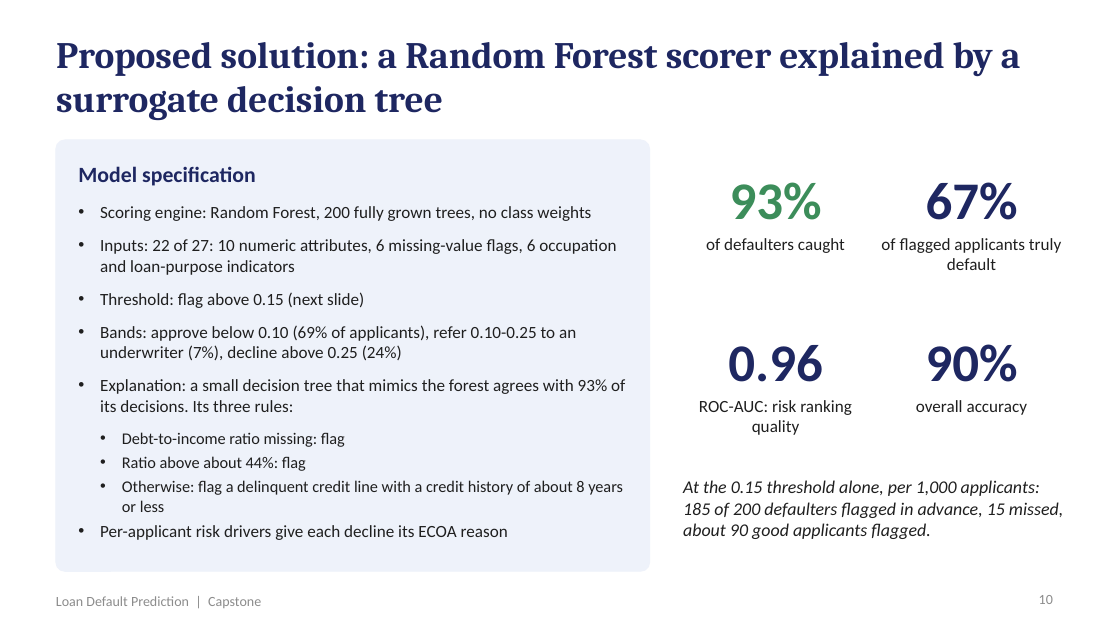
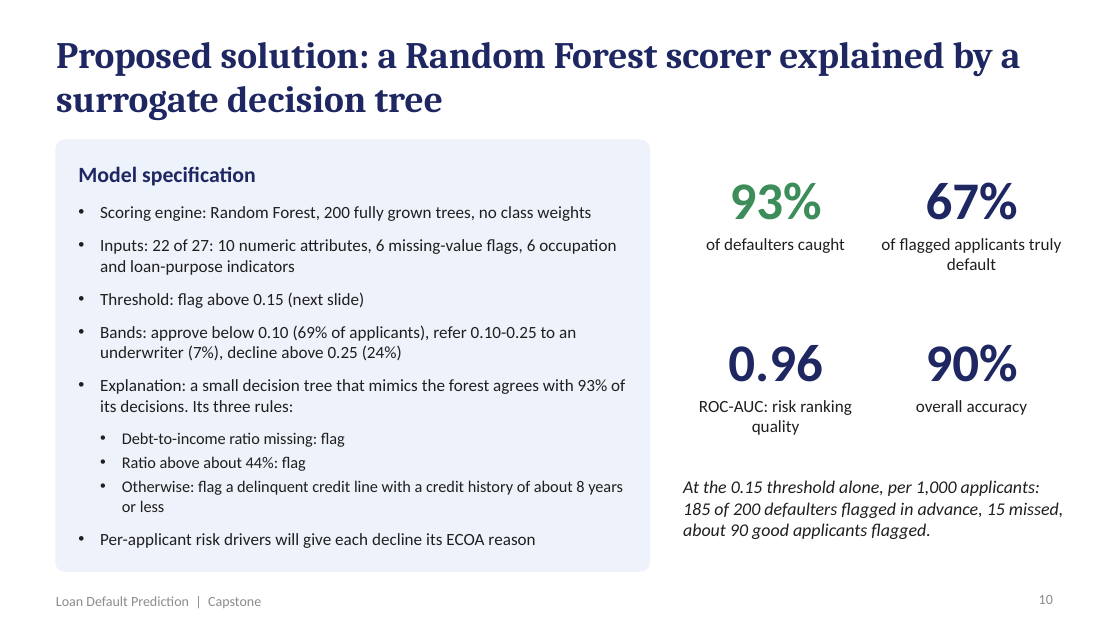
Before and after one commit to shubham1891/Personal-code, a slide deck: slide 10 of presentation/Loan_Default_Prediction_Presentation.pptx. Drawn at 1120x630 pixels with LibreOffice and Linux fonts; fonts in the diff are those of the drawing. Boxes give left, top, right and bottom in pixels: in the first picture for what was removed or moved away, otherwise in the second. Text is boxed around its words. In the diff, an @@ line names an element or a change of style, - is before the commit and + after.

```diff
--- a/presentation/Loan_Default_Prediction_Presentation.pptx
+++ b/presentation/Loan_Default_Prediction_Presentation.pptx
@@ text at box(100, 533, 535, 548): text changed @@
-• Per-applicant risk drivers give each decline its ECOA reason
+• Per-applicant risk drivers will give each decline its ECOA reason
```
Also in this commit, not shown: 7 other slides changed, 6 other files.
